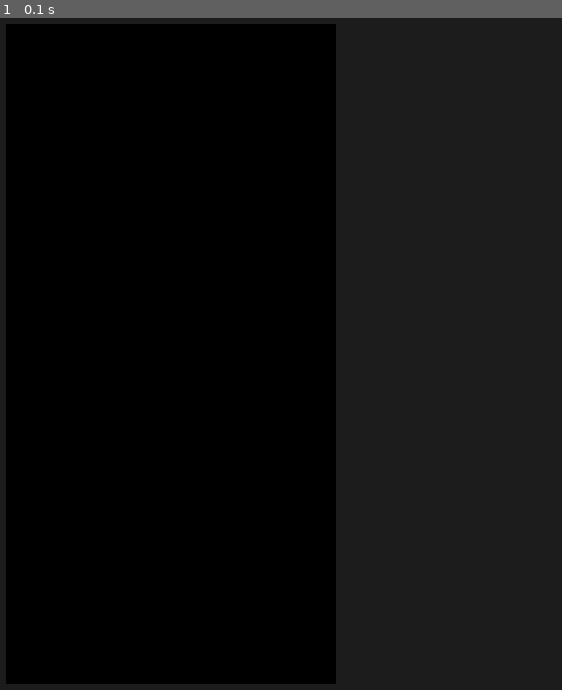
Above: before the commit, frame 1.
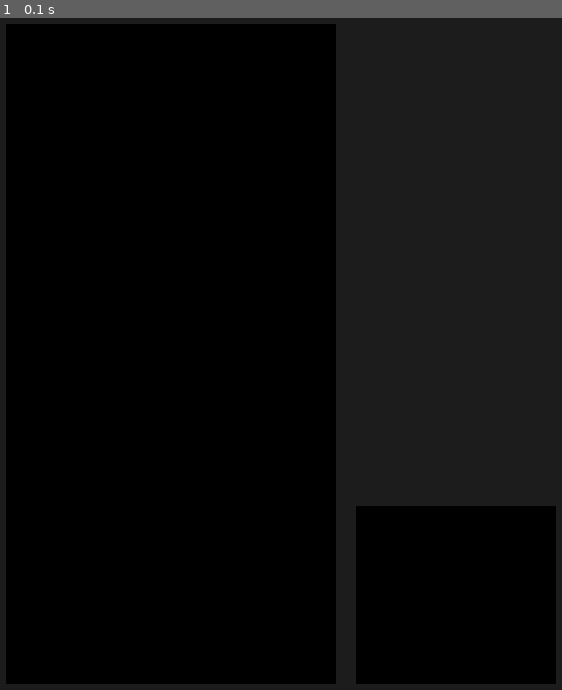
Above: after the commit, the same moment.

Repository: black-purple-jr/pygame-tetris
Game: pygame game, started from main.py
Same seed, same stepped clock (60 frames per second), same inputs: the game is played once before the commit and once after it.
Inputs:
- Up to frame 1 (0.1 s): no input

The runs differ from the first frame. In frame 1, 9.4% of the frame differs, in the area x 63-99%, y 72-100%.

Commit message:
adding score zone

Diff:
--- a/main.py
+++ b/main.py
@@ -1,7 +1,8 @@
 from sys import exit
+from settings import *
 
-from settings import *
 from game import Game
+from score import Score
 
 
 class Main:
@@ -12,6 +13,7 @@
         self.clock = pygame.time.Clock()
         pygame.display.set_caption("Tetris")
         self.game = Game()
+        self.score = Score()
 
     def run(self):
         while True:
@@ -24,6 +26,7 @@
             self.display_surface.fill(GRAY)
 
             self.game.run()
+            self.score.run()
 
             # update the game
             pygame.display.update()
--- a/preview.py
+++ b/preview.py
@@ -0,0 +1,6 @@
+from settings import *
+
+
+class Preview:
+    def __init__(self):
+        ...
--- a/score.py
+++ b/score.py
@@ -2,4 +2,12 @@
 
 class Score:
     def __init__(self):
-        pass
+        # general
+        self.surface = pygame.Surface((SIDEBAR_WIDTH, GAME_HEIGHT * SCORE_HEIGHT_FRACTION - PADDING))
+        self.rect = self.surface.get_rect(
+            bottomright=(WINDOW_WIDTH - PADDING, WINDOW_HEIGHT - PADDING)
+        )
+        self.display_surface = pygame.display.get_surface()
+
+    def run(self):
+        self.display_surface.blit(self.surface, self.rect)
